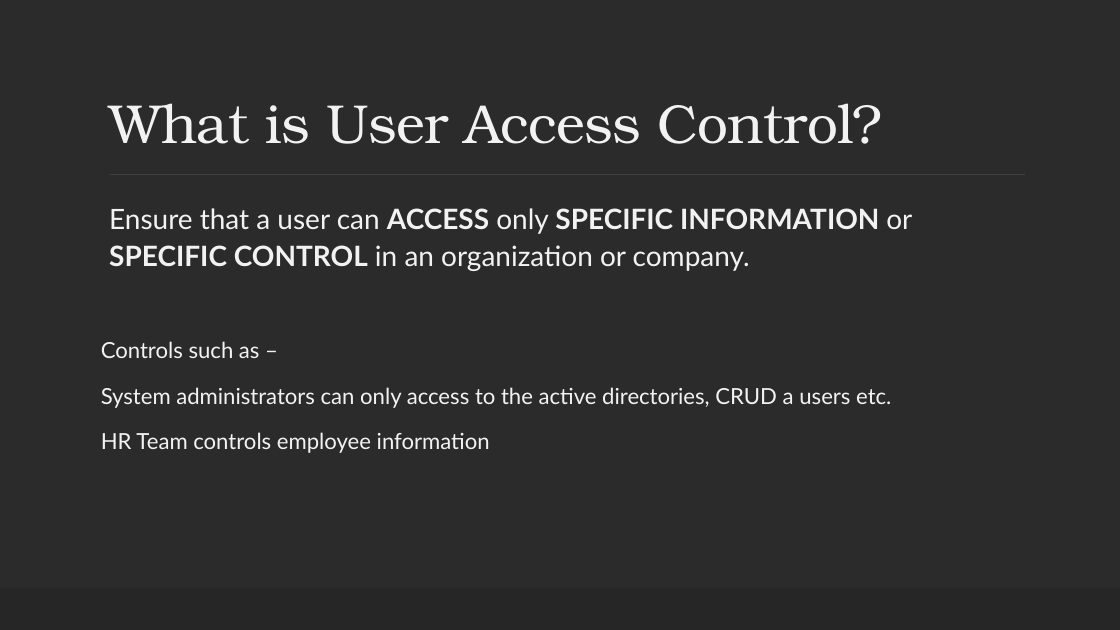
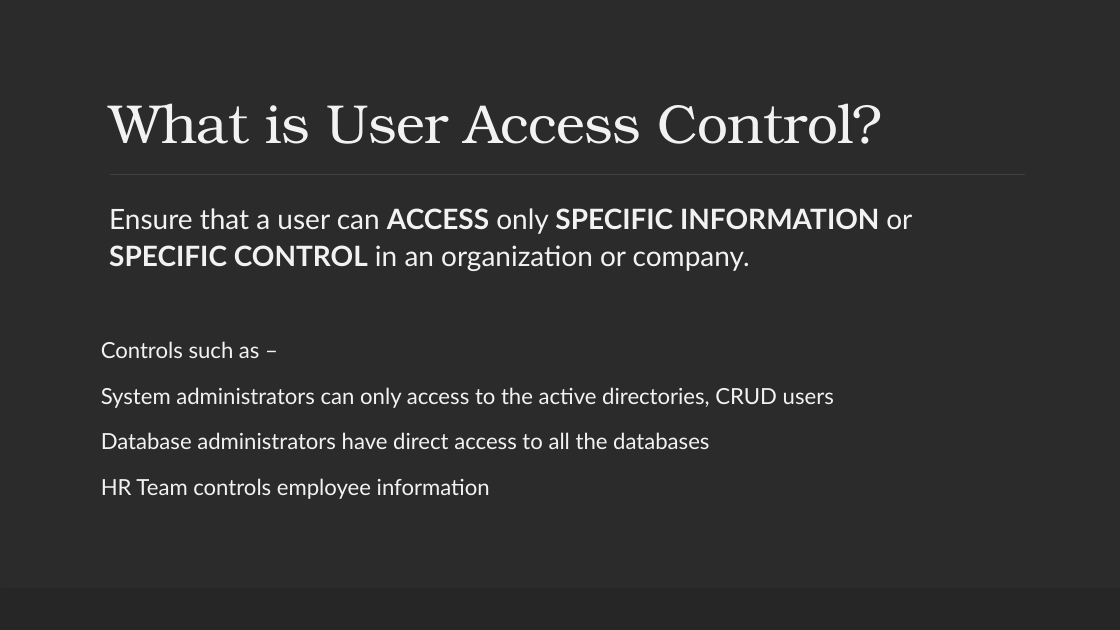
Before and after one commit to ronnie-1947/access-control-ppt, a slide deck: slide 36 of Access Control.pptx. Drawn at 1120x630 pixels with LibreOffice and Linux fonts; fonts in the diff are those of the drawing; background and template pictures are left out; a plain dark background stands for a picture behind light text. Boxes give left, top, right and bottom in pixels: in the first picture for what was removed or moved away, otherwise in the second. Text is boxed around its words. In the diff, an @@ line names an element or a change of style, - is before the commit and + after.

```diff
--- a/Access Control.pptx
+++ b/Access Control.pptx
@@ text at (x1=101, y1=387, x2=834, y2=449): text changed @@
-System administrators can only access to the active directories, CRUD a users etc.
+System administrators can only access to the active directories, CRUD users
+Database administrators have direct access to all the databases
```
Also in this commit, not shown: 29 other slides changed, 1 slide added.
